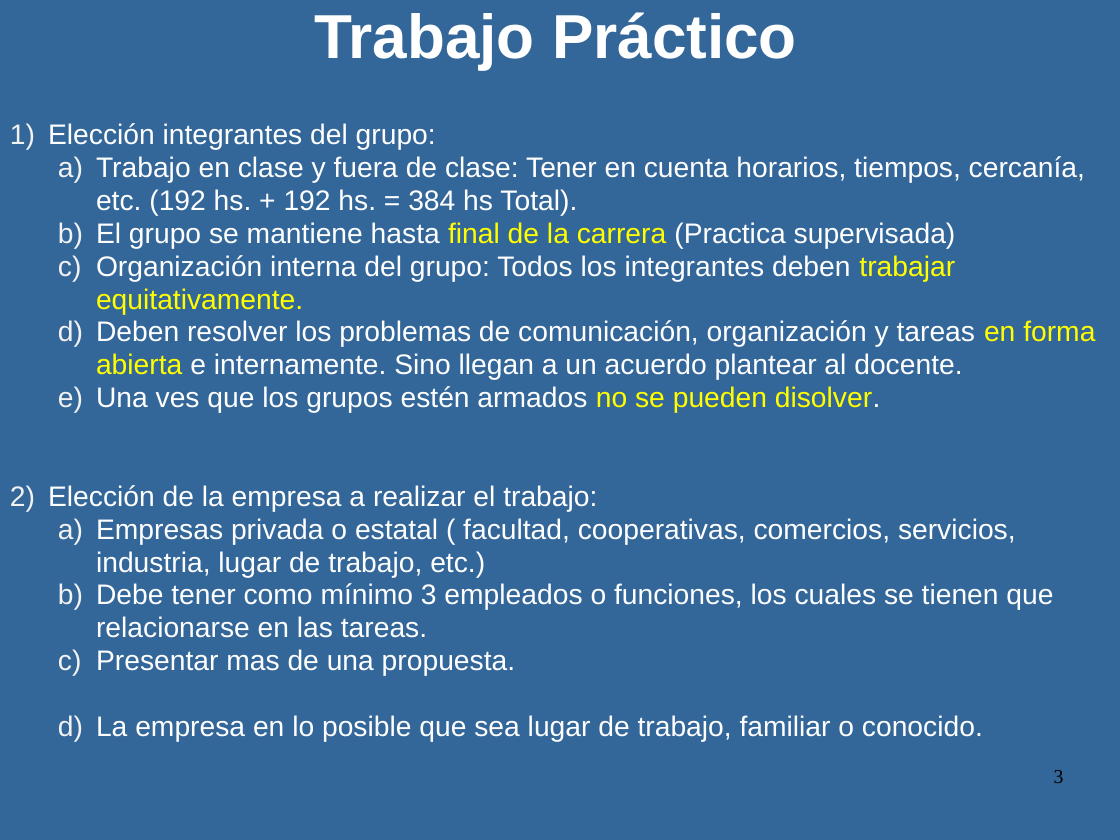
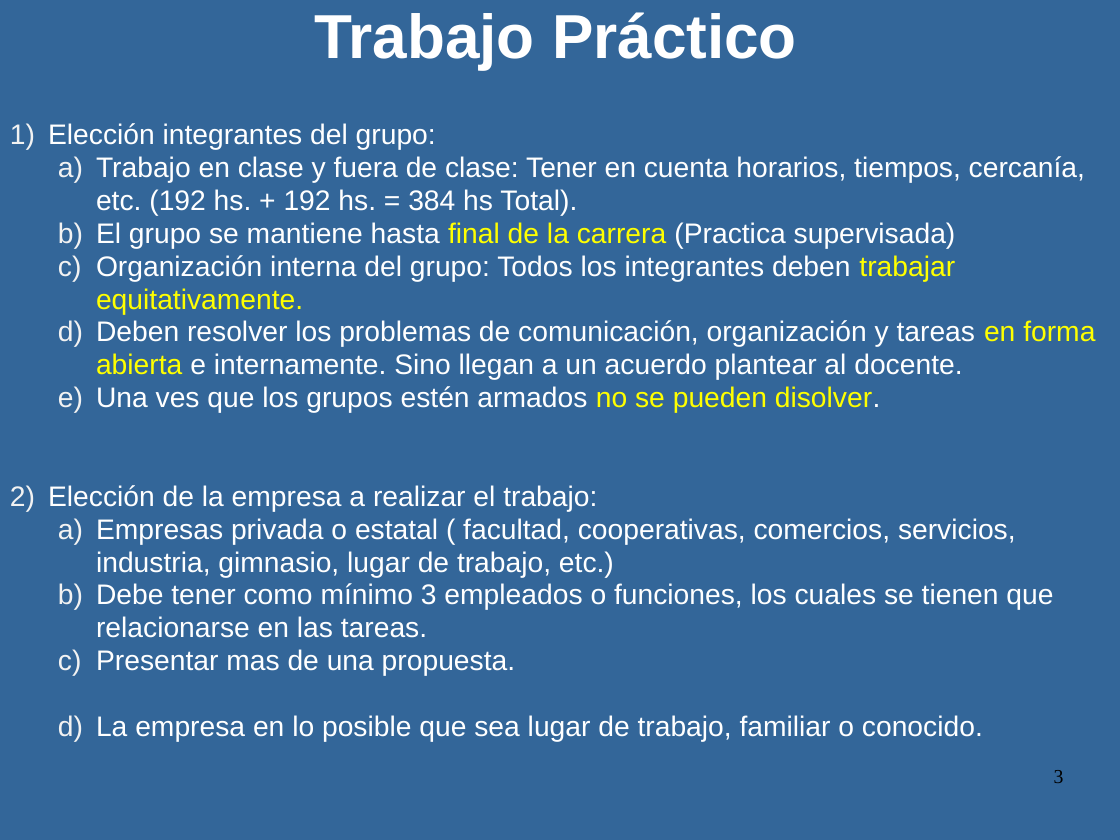
Before and after one commit to luismagarinos/Material-de-estudio-2023---MOO, a slide deck: slide 3 of Metodologia de Sistemas 2023.ppt. Drawn at 1120x840 pixels with LibreOffice and Linux fonts; fonts in the diff are those of the drawing. Boxes give left, top, right and bottom in pixels: in the first picture for what was removed or moved away, otherwise in the second. Text is boxed around its words. In the diff, an @@ line names an element or a change of style, - is before the commit and + after.

```diff
--- a/Metodologia de Sistemas 2023.ppt
+++ b/Metodologia de Sistemas 2023.ppt
@@ text at [96, 518, 1016, 578]: text changed @@
-  a) Empresas privada o estatal ( facultad, cooperativas, comercios, servicios, industria, lugar de trabajo, etc.)
+  a) Empresas privada o estatal ( facultad, cooperativas, comercios, servicios, industria, gimnasio, lugar de trabajo, etc.)
```
Also in this commit, not shown: 11 other slides changed, 4 slides added, 1 slide removed.
